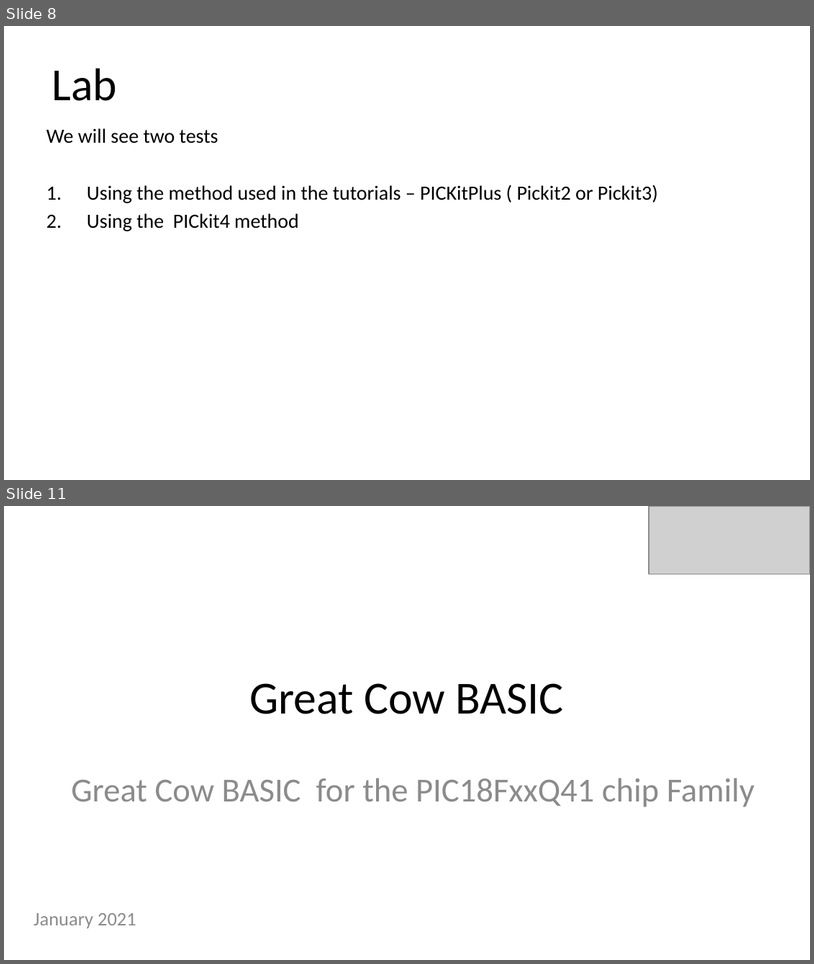
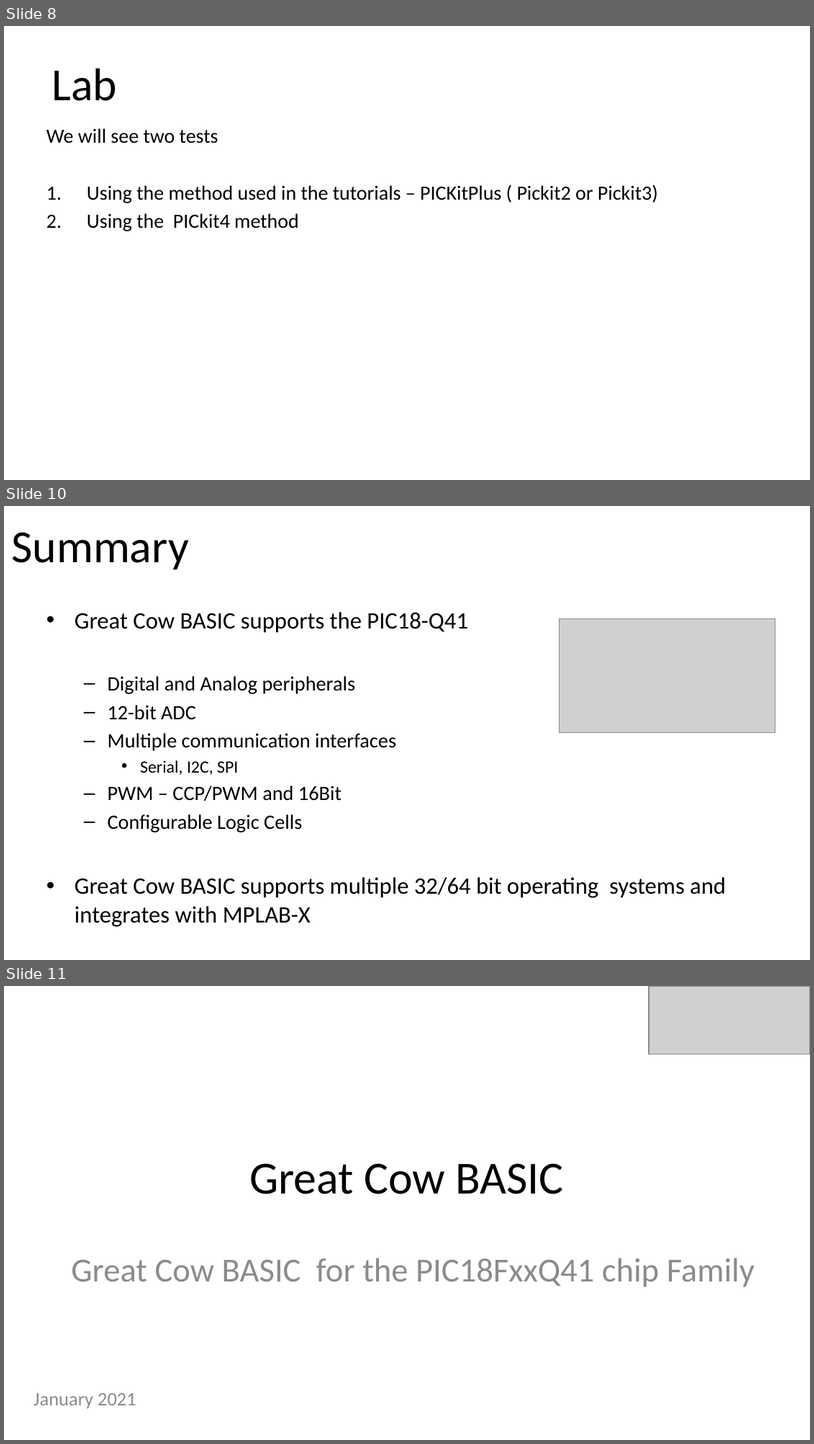
Before and after one commit to Anobium/Great-Cow-BASIC-Demonstration-Sources, a slide deck: Vendor_Boards/Microchip_Low_Pin_Count_Demo_Board/PICKit2_Board/18F16Q41/tutorials/Great Cow BASIC_Part19.pptx. Shown one above the other, each under a label of ours: slides 8 and 11 before the commit, slides 8, 10 and 11 after it; the slides between them are not shown. The pictures are 814x964 and 814x1444 pixels, drawn with LibreOffice and Linux fonts; fonts in the diff are those of the drawing; grey boxes stand for pictures. Boxes give left, top, right and bottom in pixels: in the first picture for what was removed or moved away, otherwise in the second. Text is boxed around its words. In the diff, an @@ line names an element or a change of style, - is before the commit and + after.

```diff
--- a/Vendor_Boards/Microchip_Low_Pin_Count_Demo_Board/PICKit2_Board/18F16Q41/tutorials/Great Cow BASIC_Part19.pptx
+++ b/Vendor_Boards/Microchip_Low_Pin_Count_Demo_Board/PICKit2_Board/18F16Q41/tutorials/Great Cow BASIC_Part19.pptx
@@ slide 10 added at bbox=[4, 506, 810, 960], background #FFFFFF @@
@@ title added at bbox=[11, 532, 188, 570], 41 pt, text #000000 @@
+Summary
@@ text added at bbox=[75, 612, 726, 898], 21 pt, text #000000 @@
+• Great Cow BASIC supports the PIC18-Q41
+  – Digital and Analog peripherals
+  – 12-bit ADC
+  – Multiple communication interfaces
+    • Serial, I2C, SPI
+  – PWM – CCP/PWM and 16Bit
+  – Configurable Logic Cells
+• Great Cow BASIC supports multiple 32/64 bit operating systems and integrates with MPLAB-X
@@ picture added at bbox=[560, 619, 776, 734] @@
```
Also in this commit, not shown: 2 slides changed, 4 slides removed, 2 other files.
